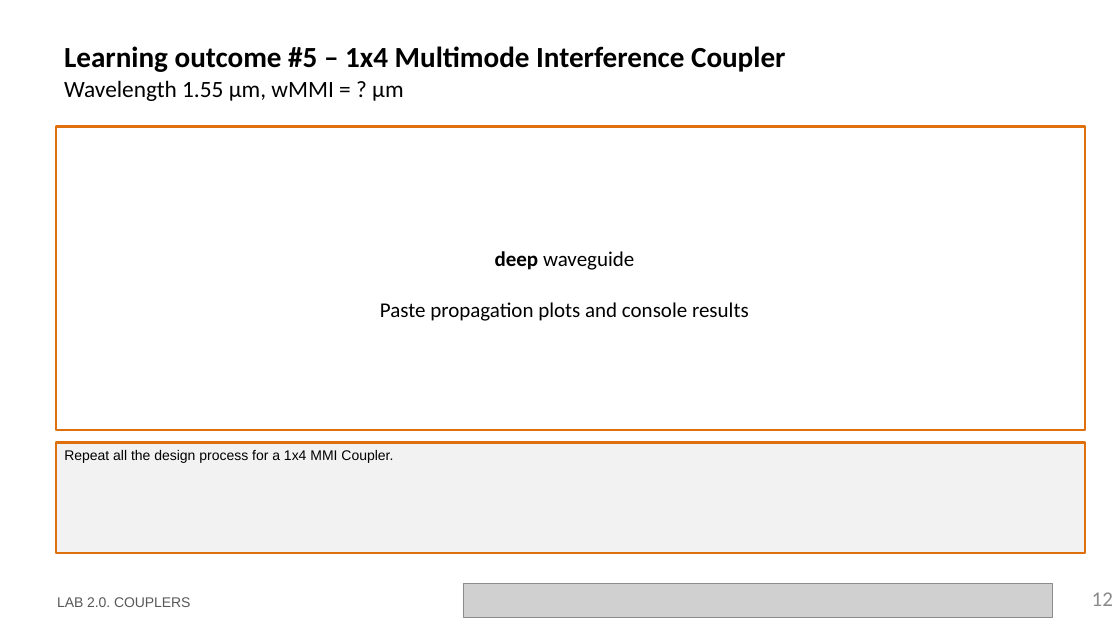
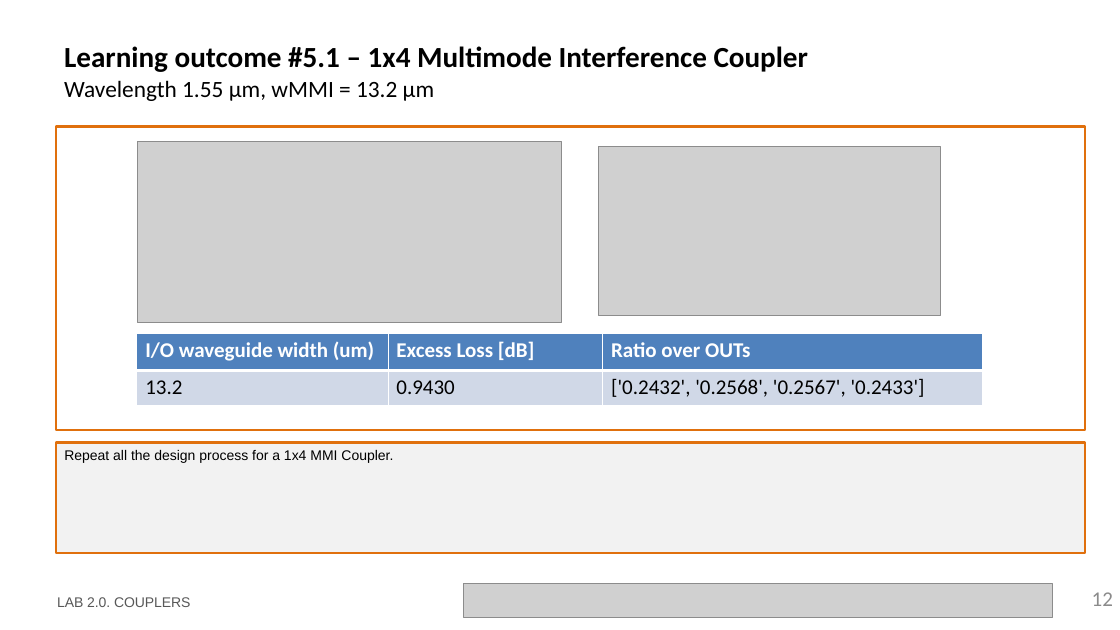
Before and after one commit to nmargar4/pic-upv-lab2, a slide deck: slide 12 of LabBook_20_Nadia.pptx. Drawn at 1120x630 pixels with LibreOffice and Linux fonts; fonts in the diff are those of the drawing; grey boxes stand for pictures; background and template pictures are left out. Boxes give left, top, right and bottom in pixels: in the first picture for what was removed or moved away, otherwise in the second. Text is boxed around its words. In the diff, an @@ line names an element or a change of style, - is before the commit and + after.

```diff
--- a/LabBook_20_Nadia.pptx
+++ b/LabBook_20_Nadia.pptx
@@ title at (64, 46, 808, 101): text changed @@
-Learning outcome #5 – 1x4 Multimode Interference Coupler
-Wavelength 1.55 µm, wMMI = ? µm
+Learning outcome #5.1 – 1x4 Multimode Interference Coupler
+Wavelength 1.55 µm, wMMI = 13.2 µm
@@ picture added at (137, 141, 561, 323) @@
@@ picture added at (598, 147, 940, 315) @@
@@ text removed at (380, 251, 749, 321) @@
-deep waveguide
-Paste propagation plots and console results
@@ table added at (137, 334, 984, 406), 2 rows, 3 columns @@
+I/O waveguide width (um) | Excess Loss [dB] | Ratio over OUTs
+13.2 | 0.9430 | ['0.2432', '0.2568', '0.2567', '0.2433']
```
Also in this commit, not shown: 6 other slides changed, 2 slides added, 2 other files.
